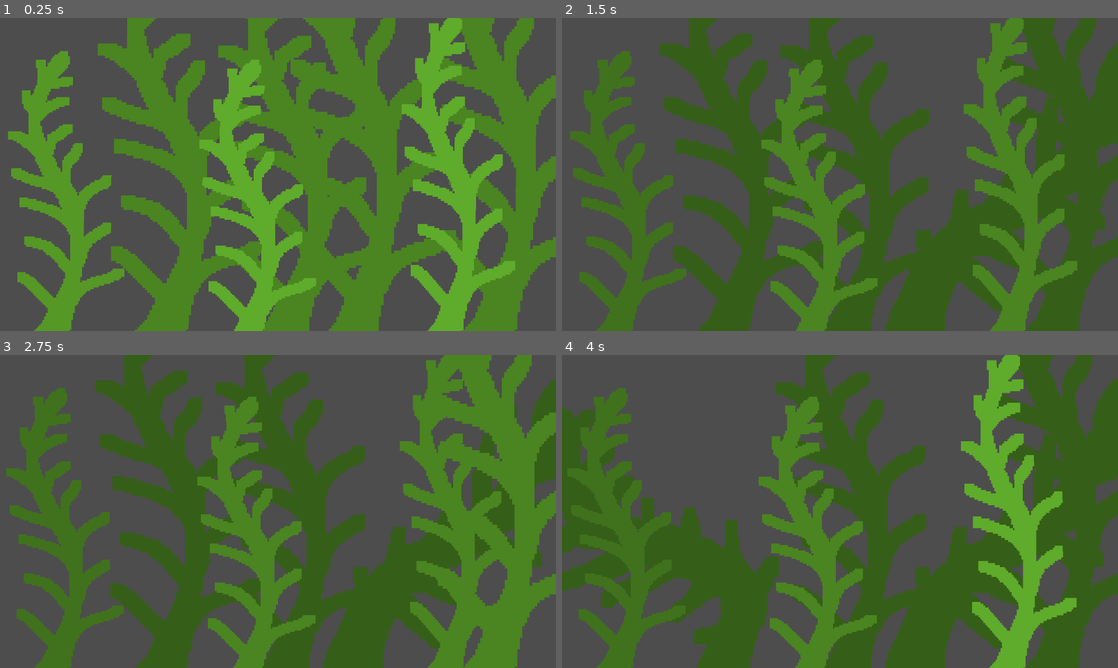
Above: before the commit, frames 1-4 (two rows, left to right).
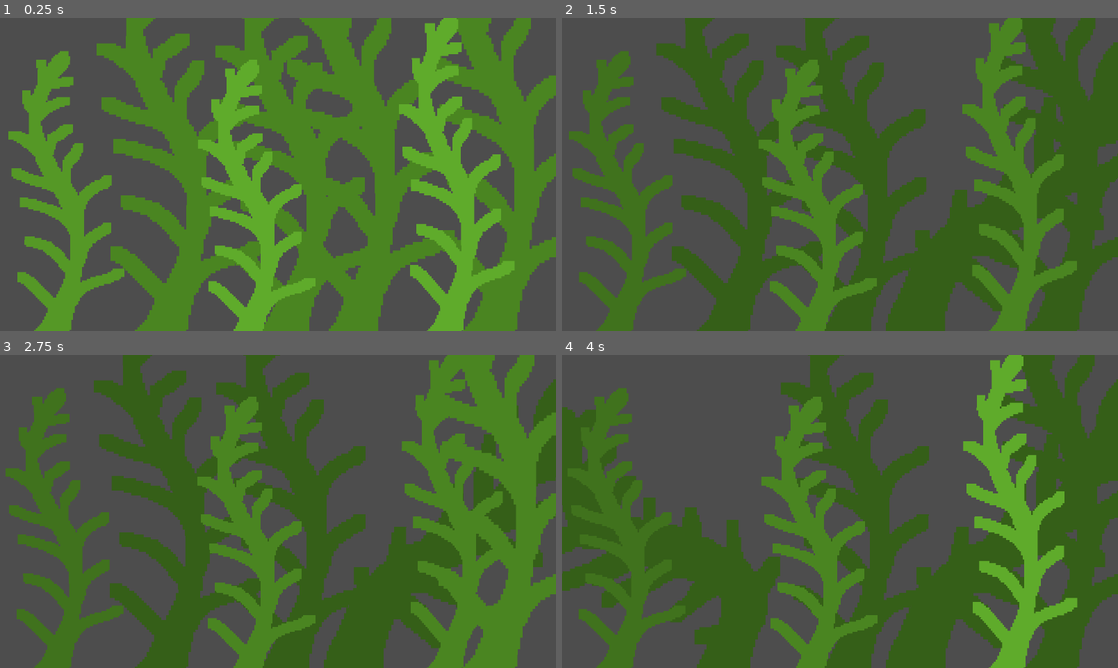
Above: after the commit, the same moments.

Repository: heinrichstr/adventure-game
Game: Godot game, scene res://scenes/forage/meadow-1.tscn
Two runs of this game, one before a commit and one after it. Both use one fixed random seed, a clock stepped at 60 frames per second and the inputs below. This scene is started directly instead of the project's main scene.
Inputs (mouse positions are in pixels of both pictures, inside the frame that each line leads up to):
- Up to frame 1 (0.25 s): no input
- Up to frame 2 (1.5 s): move the mouse to (878, 118) at 0.52 s; press the mouse at (878, 118) at 0.53 s; move the mouse to (945, 83) at 1.27 s; release the mouse at (945, 83) at 1.28 s; click (945, 83) at 1.35 s
- Up to frame 3 (2.75 s): move the mouse to (522, 414) at 2.02 s; press the mouse at (522, 414) at 2.03 s
- Up to frame 4 (4 s): move the mouse to (756, 455) at 2.77 s; release the mouse at (756, 455) at 2.78 s; click (756, 455) at 2.85 s; move the mouse to (1029, 498) at 3.52 s; press the mouse at (1029, 498) at 3.53 s

The runs differ from the first frame. In frame 1, 5.2% of the frame differs, in the area x 1-100%, y 0-100%; in frame 2, 4.6%; in frame 3, 2.6%; in frame 4, 5.0%.
Error in both runs: Invalid access to property or key 'brushed_count' on a base object of type 'Nil'. (res://scenes/Actions.gd:63)

Commit message:
update wind shader for waves of wind based on x pos

Diff:
--- a/ForageOverlay.gd
+++ b/ForageOverlay.gd
@@ -45,6 +45,7 @@
 
 	await tw.finished
 
+	Input.set_custom_mouse_cursor(References.default_cursor)
 	Actions.playerInput = true
 	Actions.worldInput = true
 	for n in $Forage.get_children():
@@ -72,9 +73,10 @@
 	if brushed_count <= plant_count:
 		var colorBalance = float(brushed_count)/float(plant_count)
 		$BackgroundColor.modulate = Color(colorBalance,colorBalance,colorBalance,1)
-		$TargetPlant.modulate = Color(1,1,1,colorBalance)
+		$TargetPlant.modulate = Color(colorBalance*.5,colorBalance*.5,colorBalance*.5,colorBalance)
 	if brushed_count == plant_count:
 		$TargetPlant.set_active()
+		$TargetPlant.modulate = Color(1,1,1,1)
 
 
 func finish_game():
--- a/scenes/Actions.gd
+++ b/scenes/Actions.gd
@@ -65,6 +65,7 @@
 
 
 func _on_picked_herb(_from_node):
+	Input.set_custom_mouse_cursor(References.default_cursor)
 	References.forageOverlay.finish_game()
 
 
--- a/scenes/References.gd
+++ b/scenes/References.gd
@@ -5,6 +5,9 @@
 var space
 var dialog
 var forageOverlay
+
+var hand_cursor = preload("res://assets/sprites/ui/glove-cursor.png")
+var default_cursor = preload("res://assets/sprites/ui/pointer-cursor.png")
 
 signal examine(_from_node)
 signal forage(_from_node, forage_key, forage_target)
--- a/scenes/forage/Area2D.gd
+++ b/scenes/forage/Area2D.gd
@@ -7,6 +7,7 @@
 
 # Called when the node enters the scene tree for the first time.
 func _ready():
+	$AnimatedSprite2D.material.set_shader_parameter("offset", self.global_position.x/400)
 	self.modulate = Color(colorBase,colorBase,colorBase,1)
 	if self.global_position.x > 950:
 		left = false
@@ -21,6 +22,7 @@
 
 func _on_mouse_entered():
 	if brushed_aside == false:
+		Input.set_custom_mouse_cursor(References.hand_cursor)
 		moused = true
 
 
--- a/scenes/forage/meadow-1.gd
+++ b/scenes/forage/meadow-1.gd
@@ -22,6 +22,7 @@
 			top_plant.brushed_aside = true
 
 		top_plant = null
+
 		emit_signal("clicked_plant", self)
 
 	#if not click, decide which plant under the mouse is on top
--- a/scenes/forage/meadow-1.gdshader
+++ b/scenes/forage/meadow-1.gdshader
@@ -19,7 +19,7 @@
 uniform float maxStrength : hint_range(0.0, 1.0) = 0.01;
 uniform float strengthScale = 100.0;
 uniform float interval = 3.5;
-uniform float detail = 1.0;
+uniform float detail = 3.0;
 uniform float distortion : hint_range(0.0, 1.0);
 uniform float heightOffset : hint_range(0.0, 1.0);
 
--- a/scenes/forage/meadow-plant-1.tscn
+++ b/scenes/forage/meadow-plant-1.tscn
@@ -5,6 +5,7 @@
 [ext_resource type="Texture2D" uid="uid://bmhic1lt64v5g" path="res://assets/sprites/forage/meadow/meadow-plant-1.png" id="3_18srb"]
 
 [sub_resource type="ShaderMaterial" id="ShaderMaterial_wqcbd"]
+resource_local_to_scene = true
 shader = ExtResource("2_mkkhw")
 shader_parameter/speed = 1.0
 shader_parameter/minStrength = 0.05
--- a/scenes/main.gd
+++ b/scenes/main.gd
@@ -6,6 +6,7 @@
 	References.world = $World
 	References.player = $World/Player
 	References.space = $World/Space
+	Input.set_custom_mouse_cursor(References.default_cursor)
 
 	#DisplayServer.window_set_size(Vector2i(1240, 1080))
 
--- a/scenes/ui/ForageOverlay.tscn
+++ b/scenes/ui/ForageOverlay.tscn
@@ -7,9 +7,10 @@
 [ext_resource type="Shader" path="res://scenes/forage/meadow-1.gdshader" id="4_ovmsm"]
 [ext_resource type="Script" path="res://scenes/ui/TextureButton.gd" id="4_v3j2e"]
 [ext_resource type="Script" path="res://scenes/ui/TargetPlant.gd" id="6_jmavr"]
+[ext_resource type="FontFile" uid="uid://dlcwuyt2vucmr" path="res://assets/fonts/alagard.ttf" id="9_pp8bk"]
 [ext_resource type="PackedScene" uid="uid://b5s11tx1ey63o" path="res://scenes/ui/ForageEndScreen.tscn" id="9_ubg6t"]
 
-[sub_resource type="ShaderMaterial" id="ShaderMaterial_00ete"]
+[sub_resource type="ShaderMaterial" id="ShaderMaterial_j1htv"]
 shader = ExtResource("4_ovmsm")
 shader_parameter/speed = 1.0
 shader_parameter/minStrength = 0.05
@@ -19,7 +20,7 @@
 shader_parameter/detail = 1.0
 shader_parameter/distortion = null
 shader_parameter/heightOffset = null
-shader_parameter/offset = 0.0
+shader_parameter/offset = 3.0
 
 [sub_resource type="Curve2D" id="Curve2D_smhvs"]
 _data = {
@@ -43,7 +44,7 @@
 texture = ExtResource("3_njw3t")
 
 [node name="TargetPlant" type="Sprite2D" parent="."]
-material = SubResource("ShaderMaterial_00ete")
+material = SubResource("ShaderMaterial_j1htv")
 position = Vector2(1033.77, 551.785)
 scale = Vector2(6, 6)
 script = ExtResource("6_jmavr")
@@ -80,4 +81,14 @@
 scale = Vector2(6, 6)
 remote_path = NodePath("../../../TargetPlant")
 
+[node name="Label" type="Label" parent="."]
+offset_left = 48.0
+offset_top = 48.0
+offset_right = 704.0
+offset_bottom = 89.0
+theme_override_colors/font_color = Color(0.823529, 1, 0.607843, 0.803922)
+theme_override_fonts/font = ExtResource("9_pp8bk")
+theme_override_font_sizes/font_size = 40
+text = "Forage for your potion ingredients!"
+
 [connection signal="pressed" from="TextureButton" to="." method="_on_texture_button_pressed"]
--- /dev/null
+++ b/scenes/ui/GlowShader.gdshader
@@ -0,0 +1,81 @@
+shader_type canvas_item;
+
+uniform float max_line_width = 50.0;
+uniform float min_line_width = 5.0;
+uniform float freq = 1.0;
+uniform float block_size = 20.0;
+uniform vec4 starting_colour = vec4(1,1,1,1);
+uniform vec4 ending_colour = vec4(1,1,1,0);
+
+const float pi = 3.1415;
+const int ang_res = 16;
+const int grad_res = 8;
+
+float hash(vec2 p, float s) {
+	return fract(35.1 * sin(dot(vec3(112.3, 459.2, 753.2), vec3(p, s))));
+}
+
+float noise(vec2 p, float s) {
+	vec2 d = vec2(0, 1);
+	vec2 b = floor(p);
+	vec2 f = fract(p);
+	return mix(
+		mix(hash(b + d.xx, s), hash(b + d.yx, s), f.x),
+		mix(hash(b + d.xy, s), hash(b + d.yy, s), f.x), f.y);
+}
+
+float getLineWidth(vec2 p, float s) {
+	p /= block_size;
+	float w = 0.0;
+	float intensity = 1.0;
+	for (int i = 0; i < 3; i++) {
+		w = mix(w, noise(p, s), intensity);
+		p /= 2.0;
+		intensity /= 2.0;
+	}
+
+	return mix(max_line_width, min_line_width, w);
+}
+
+bool pixelInRange(sampler2D text, vec2 uv, vec2 dist) {
+	float alpha = 0.0;
+	for (int i = 0; i < ang_res; i++) {
+		float angle = 2.0 * pi * float(i) / float(ang_res);
+		vec2 disp = dist * vec2(cos(angle), sin(angle));
+		if (texture(text, uv + disp).a > 0.0) return true;
+	}
+	return false;
+}
+
+float getClosestDistance(sampler2D text, vec2 uv, vec2 maxDist) {
+	if (!pixelInRange(text, uv, maxDist)) return -1.0;
+
+	float hi = 1.0; float lo = 0.0;
+
+	for (int i = 1; i <= grad_res; i++) {
+		float curr = (hi + lo) / 2.0;
+		if (pixelInRange(text, uv, curr * maxDist)) {
+			hi = curr;
+		}
+		else {
+			lo = curr;
+		}
+	}
+	return hi;
+
+}
+
+void fragment() {
+	float timeStep = floor(freq * TIME);
+	vec2 scaledDist = TEXTURE_PIXEL_SIZE;
+	scaledDist *= getLineWidth(UV / TEXTURE_PIXEL_SIZE, timeStep);
+	float w = getClosestDistance(TEXTURE, UV, scaledDist);
+
+	if (( w > 0.0) && (texture(TEXTURE, UV).a < 0.2)) {
+		COLOR = mix(vec4(.8,1,.5,0.5), vec4(0,0,0,0), tanh(w));
+	}
+	else {
+		COLOR = texture(TEXTURE, UV);
+	}
+
+}
--- a/scenes/ui/TargetPlant.gd
+++ b/scenes/ui/TargetPlant.gd
@@ -51,7 +51,13 @@
 
 
 func set_active():
+	var particles = particlesInstance.instantiate()
+	particles.position = Vector2(960, 1080)
+	add_child(particles)
+	particles.emitting = true
 	clickable = true
+	await get_tree().create_timer(5.0).timeout
+	particles.queue_free()
 
 
 func reset(): #called to set back to base
Binary file added: assets/sprites/ui/glove-cursor.aseprite
Binary file added: assets/sprites/ui/glove-cursor.png
Not shown, added: assets/sprites/ui/glove-cursor.png.import
Binary file added: assets/sprites/ui/pointer-cursor.png
Not shown, added: assets/sprites/ui/pointer-cursor.png.import
Not shown: 1 places in scenes/ui/ForageOverlay.tscn that only renumber resources
